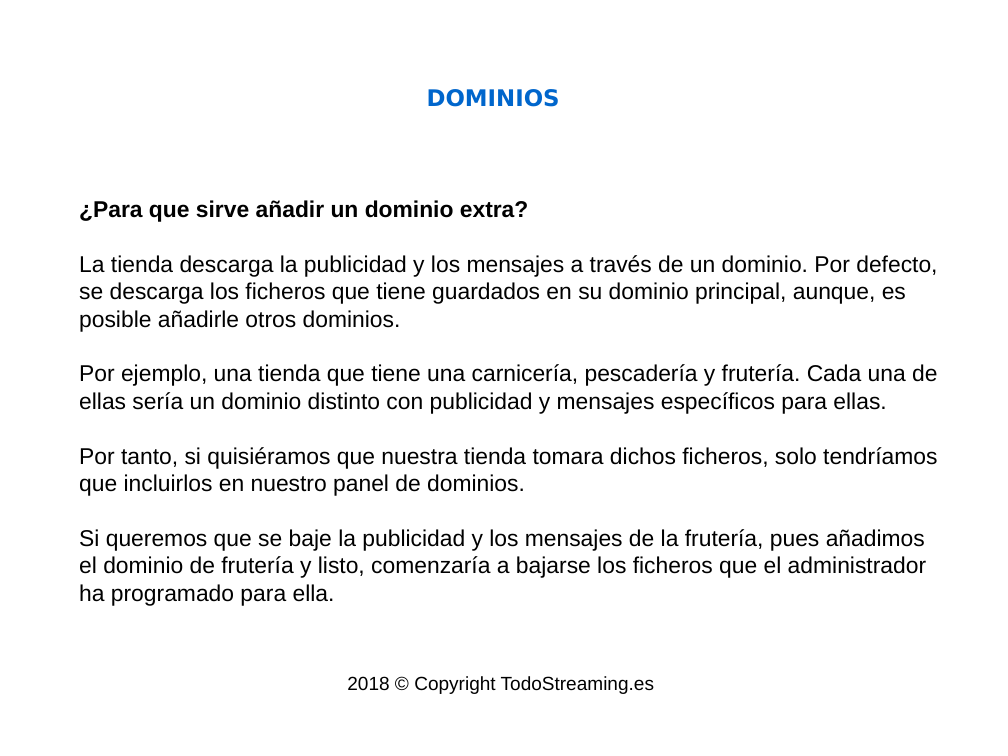
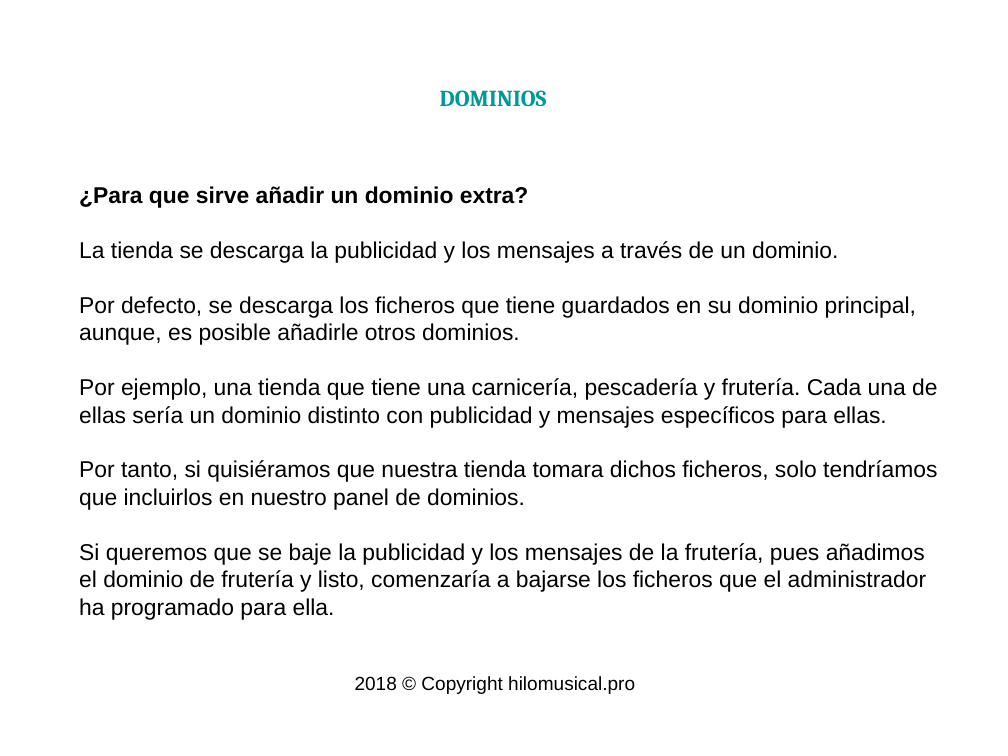
Before and after one commit to isaacml/instore, a slide deck: slide 12 of docs/Manual Tienda.odp (slide 11 before the commit). Drawn at 1008x756 pixels with LibreOffice and Linux fonts; fonts in the diff are those of the drawing; background and template pictures are left out. Boxes give left, top, right and bottom in pixels: in the first picture for what was removed or moved away, otherwise in the second. Text is boxed around its words. In the diff, an @@ line names an element or a change of style, - is before the commit and + after.

```diff
--- a/docs/Manual Tienda.odp
+++ b/docs/Manual Tienda.odp
@@ title "DOMINIOS" at (x1=440, y1=90, x2=547, y2=107): font DejaVu Sans to Cambria, text colour #0066CC to #009999 @@
@@ text at (x1=79, y1=241, x2=916, y2=345): text changed @@
-La tienda descarga la publicidad y los mensajes a través de un dominio. Por defecto, se descarga los ficheros que tiene guardados en su dominio principal, aunque, es posible añadirle otros dominios.
+La tienda se descarga la publicidad y los mensajes a través de un dominio.
+Por defecto, se descarga los ficheros que tiene guardados en su dominio principal, aunque, es posible añadirle otros dominios.
@@ text at (x1=355, y1=676, x2=635, y2=694): text changed @@
-2018 © Copyright TodoStreaming.es
+2018 © Copyright hilomusical.pro
```
Also in this commit, not shown: 14 other slides changed, 2 slides added, 4 other files.
